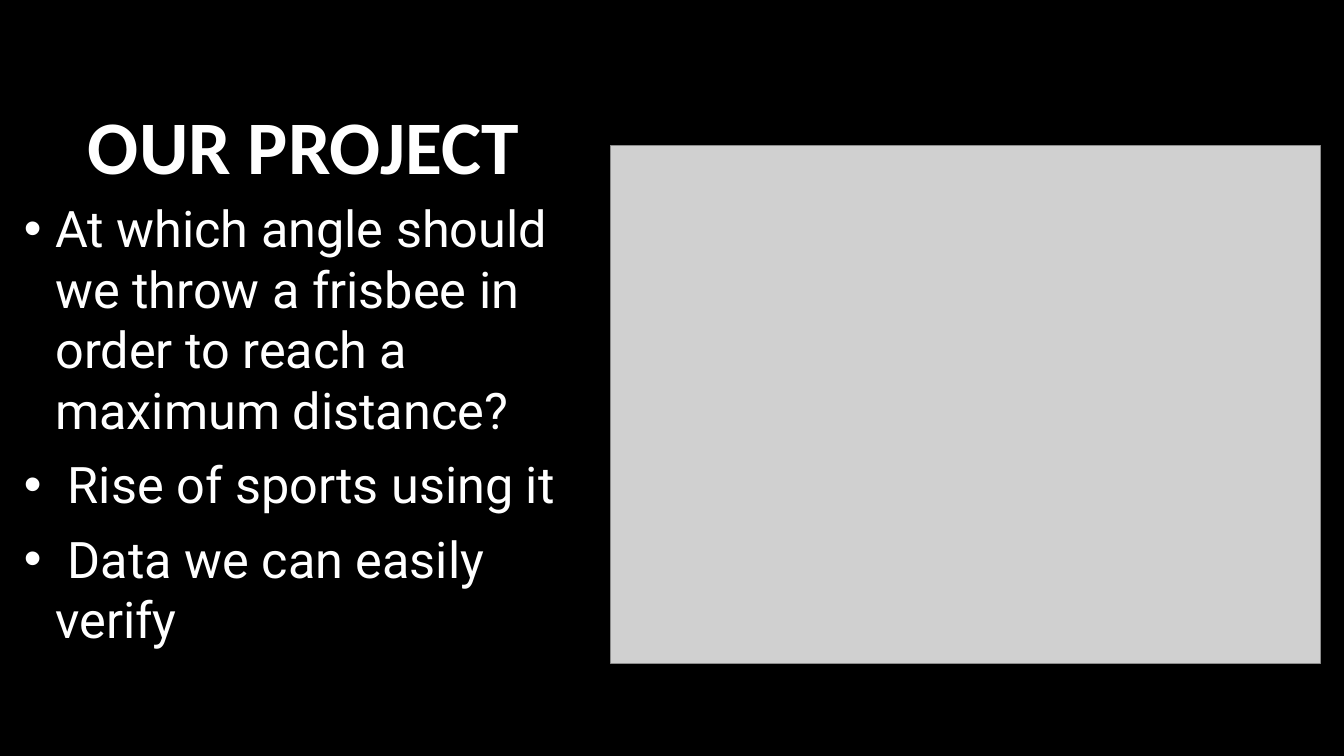
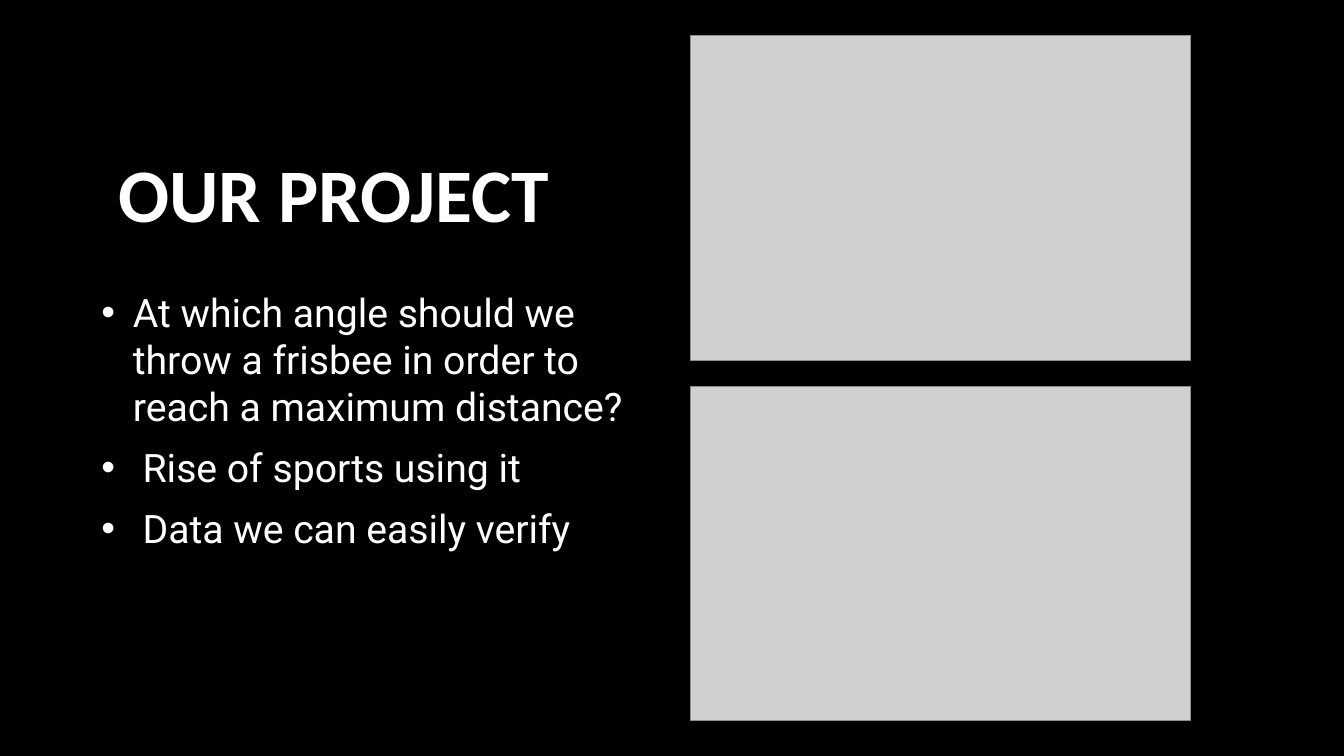
Before and after one commit to juliemaude/term_project_360420_w2019_forgues_viel_v2, a slide deck: slide 2 of report/PowerPointPresentationv2.pptx. Drawn at 1344x756 pixels with LibreOffice and Linux fonts; fonts in the diff are those of the drawing; grey boxes stand for pictures; background and template pictures are left out. Boxes give left, top, right and bottom in pixels: in the first picture for what was removed or moved away, otherwise in the second. Text is boxed around its words. In the diff, an @@ line names an element or a change of style, - is before the commit and + after.

Commit message:
ppt

```diff
--- a/report/PowerPointPresentationv2.pptx
+++ b/report/PowerPointPresentationv2.pptx
@@ picture: place and size @@
-picture at <box>610,145,1321,663</box>
+picture at <box>691,35,1191,360</box>
@@ title "OUR PROJECT": place and size @@
-title "OUR PROJECT" at <box>88,124,519,175</box>
+title "OUR PROJECT" at <box>118,172,549,223</box>
@@ text "At which angle should we ...": place and size @@
-text "At which angle should we ..." at <box>55,209,555,649</box>
+text "At which angle should we ..." at <box>133,297,622,552</box>
@@ text "At which angle should we ..." at <box>133,297,622,552</box>: size 36 to 28 pt @@
@@ picture added at <box>691,387,1191,721</box> @@
```
Also in this commit, not shown: 3 other slides changed.
